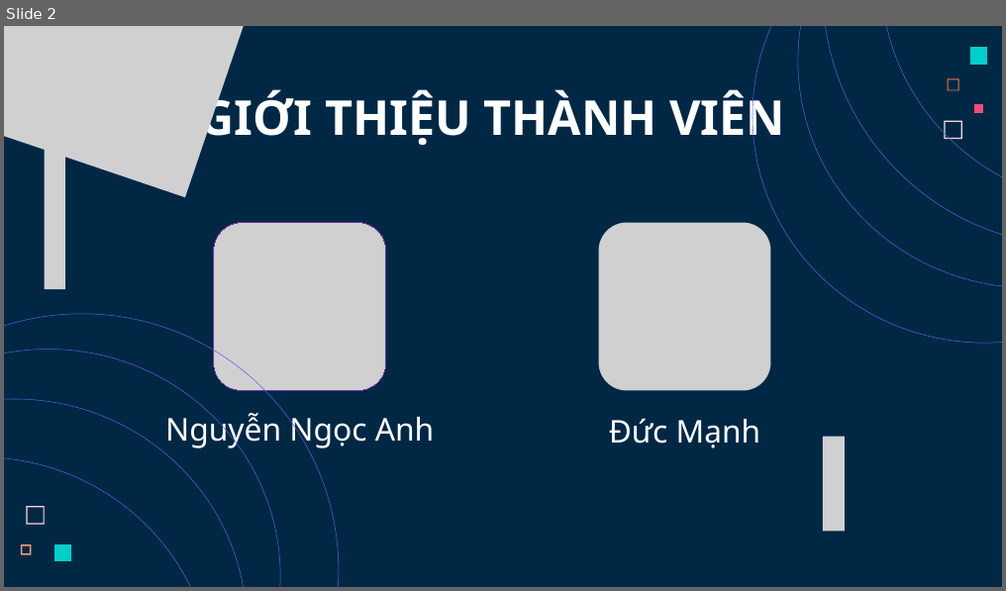
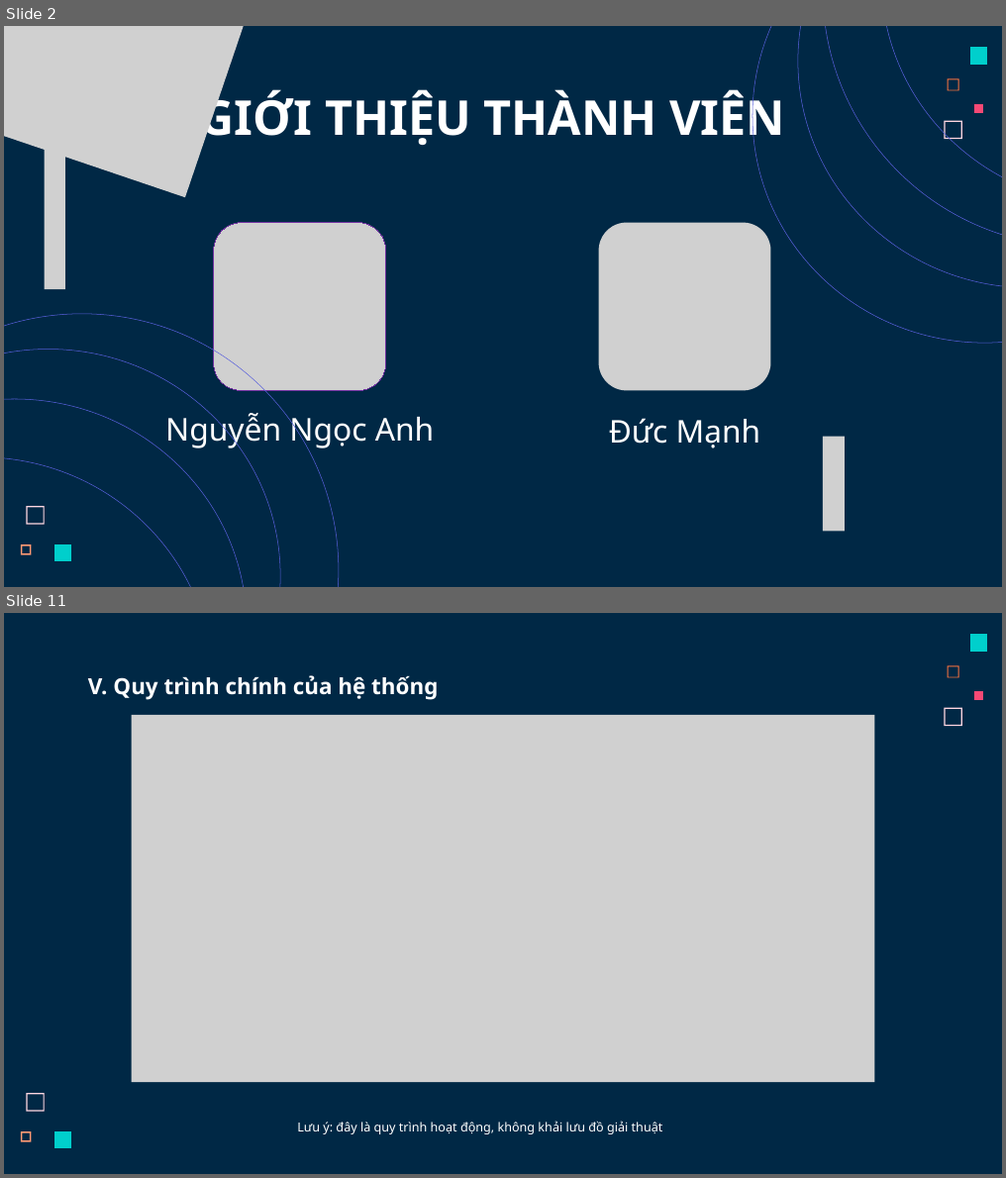
Before and after one commit to AnhCode206/DDTuan_PBL01_NHP41B_Nhom11, a slide deck: Slides.pptx. Shown one above the other, each under a label of ours: slide 2 before the commit, slides 2 and 11 after it; the slides between them are not shown. The pictures are 1006x591 and 1006x1178 pixels, drawn with LibreOffice and Linux fonts; fonts in the diff are those of the drawing; grey boxes stand for pictures. Boxes give left, top, right and bottom in pixels: in the first picture for what was removed or moved away, otherwise in the second. Text is boxed around its words. In the diff, an @@ line names an element or a change of style, - is before the commit and + after.

```diff
--- a/Slides.pptx
+++ b/Slides.pptx
@@ slide 11 added at bbox=[4, 613, 1002, 1174], background #002845 @@
@@ freeform shape added at bbox=[970, 635, 987, 652], fill #00CFCC @@
@@ freeform shape added at bbox=[947, 665, 959, 678], fill #FC723F @@
@@ text added at bbox=[88, 675, 438, 700], 32 pt, text #FFFFFF, bold @@
+V. Quy trình chính của hệ thống
@@ freeform shape added at bbox=[974, 691, 983, 700], fill #F64975 @@
@@ picture added at bbox=[132, 715, 874, 1082] @@
@@ freeform shape added at bbox=[944, 708, 962, 726], fill #FFD6E1 @@
@@ freeform shape added at bbox=[26, 1093, 45, 1112], fill #FFD6E1 @@
@@ freeform shape added at bbox=[21, 1132, 31, 1143], fill #FF9973 @@
@@ freeform shape added at bbox=[54, 1132, 71, 1149], fill #00CFCC @@
@@ text added at bbox=[297, 1121, 663, 1135], 18 pt, text #FFFFFF @@
+Lưu ý: đây là quy trình hoạt động, không khải lưu đồ giải thuật
```
Also in this commit, not shown: 4 slides changed, 19 other slides added, 9 slides removed, 3 other files.
